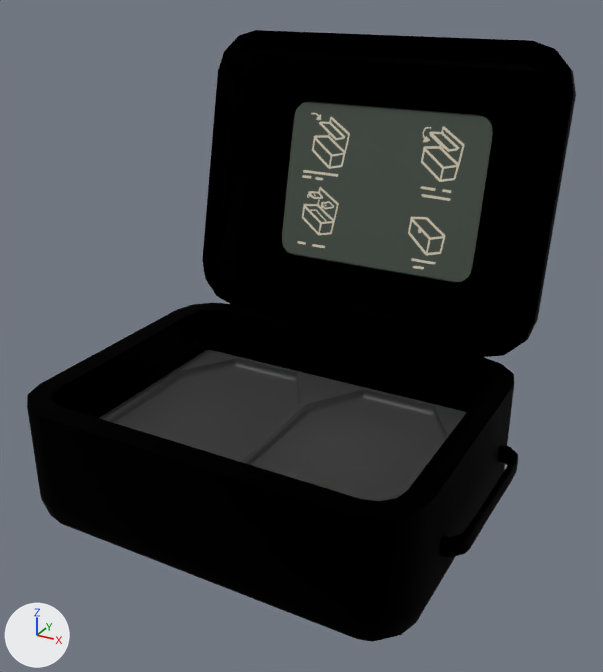
The glTF model models/transport/portable-blood-cooler.glb as it was, and as the next commit left it.
One viewpoint serves both versions: a 50 mm camera at (0.283, -0.521, 0.221) aimed at (0.006, -0.017, -0.031). Lighting does not change. The marker at lower left points along +X, +Y and +Z. The picture after the commit comes second. Where no turn or scale is listed for an object, it has been applied to the vertices. Vertices at exactly the same position are counted once.

Names of what the first picture shows: 'Loft002', 'object_bac_top', 'object_bag_bottom', 'object_brick', 'object_instructions'.
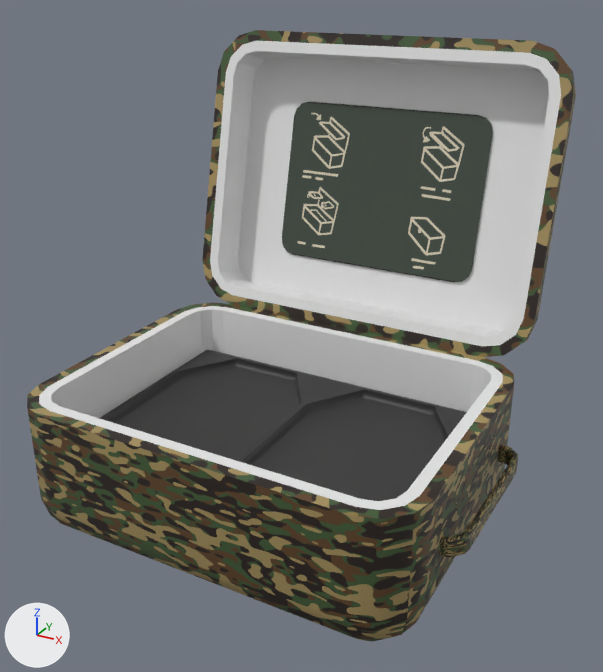
Diff of the bpy script that builds the scene:
```diff
--- a/models/transport/portable-blood-cooler.glb.py
+++ b/models/transport/portable-blood-cooler.glb.py
@@ img_military_patternbasecolortexture_png @@
+img_military_patternbasecolortexture_png = load_image('Military_patternbasecolortexture.png', '_unpacked/Military_patternbasecolortexture.png', 1280, 1280, 'sRGB')
@@ mat_military_pattern @@
+mat_military_pattern = bpy.data.materials.new('Military_pattern')
+# colours: pale yellow #ded4bc
+# uses the picture img_military_patternbasecolortexture_png
@@ mat_material__167 @@
+mat_material__167 = principled_material('Material__167')
+mat_material__167.base_color = (0.807, 0.807, 0.807)  # white #e8e8e8
+mat_material__167.roughness = 0.546
@@ mat_material__168 @@
+mat_material__168 = principled_material('Material__168')
+mat_material__168.base_color = (0.807, 0.807, 0.807)  # white #e8e8e8
+mat_material__168.roughness = 0.546
@@ me_object_bag_bottom @@
 me_object_bag_bottom.from_pydata(...)  # 116 vertices, 228 faces; spans x -0.154..0.154, y -0.12..0.12, z -0.017..0.095
 # used by ob_object_bag_bottom; location = (0.0, -0.0448, -0.1557)
-me_object_bag_bottom.materials.append(mat_fallback_material_001)  # black #000000
+# me_object_bag_bottom part 1: all 64 faces that had it switch from mat_fallback_material (black #000000) to mat_material__167 (white #e8e8e8)
+# me_object_bag_bottom part 2: all 150 faces that had it switch from mat_fallback_material_002 (black #000000) to mat_military_pattern
+# me_object_bag_bottom part 3: texture (UV) coordinates changed
+me_object_bag_bottom.materials.append(mat_material__168)  # white #e8e8e8
@@ me_object_bac_top @@
 me_object_bac_top.from_pydata(...)  # 116 vertices, 228 faces; spans x -0.154..0.154, y 0.066..0.156, z -0.14..0.096
 # used by ob_object_bac_top; location = (0.0, 0.0092, 0.0766)
+# me_object_bac_top part 4: all 64 faces that had it switch from mat_fallback_material (black #000000) to mat_material__167 (white #e8e8e8)
+# me_object_bac_top part 5: all 14 faces that had it switch from mat_fallback_material_001 (black #000000) to mat_material__168 (white #e8e8e8)
+# me_object_bac_top part 6: all 150 faces that had it switch from mat_fallback_material_002 (black #000000) to mat_military_pattern
@@ me_loft002 @@
 me_loft002.from_pydata(...)  # 498 vertices, 992 faces; spans x -0.0101..0.0089, y -0.066..0.0615, z -0.0162..-0.002
-me_loft002.materials.append(mat_fallback_material_002)  # black #000000
+me_loft002.materials.append(mat_military_pattern)
```

Changed parts and their boxes [x1, y1, x2, y2] in the pictures (603 x 672 px):
'object_bag_bottom', recoloured, surface changed (lighter)
    both: [27, 303, 514, 642]
'Loft002', recoloured (lighter)
    both: [439, 445, 518, 557]
part 1 of me_object_bag_bottom, recoloured (black to white)
    both: [39, 306, 503, 510]
part 2 of me_object_bag_bottom, recoloured (lighter)
    both: [27, 303, 514, 642]
part 4 of me_object_bac_top, recoloured (black to white)
    both: [210, 41, 561, 346]
part 5 of me_object_bac_top, recoloured (black to white)
    both: [238, 57, 549, 330]
part 6 of me_object_bac_top, recoloured
    both: [202, 30, 576, 357]
